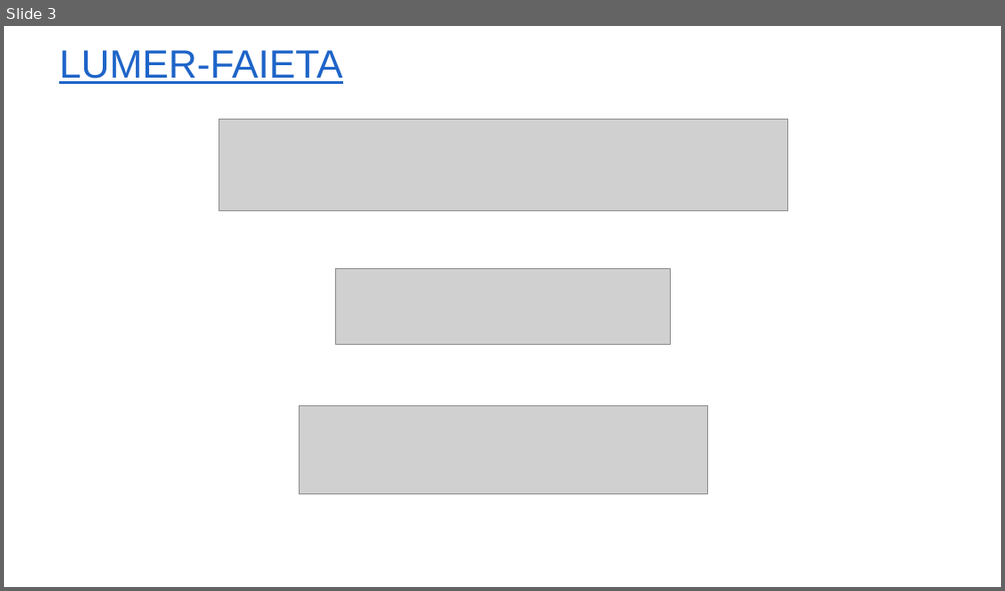
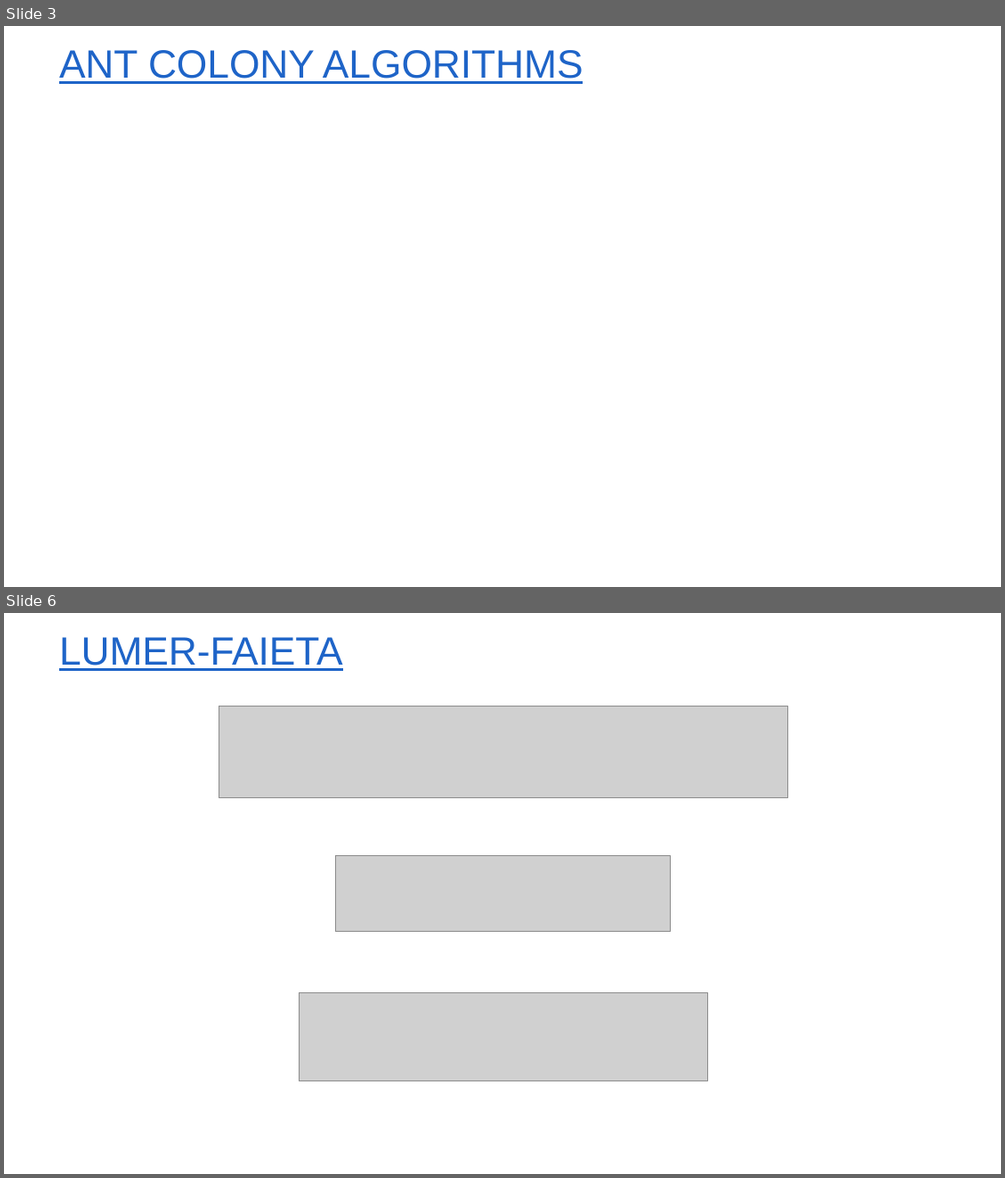
Before and after one commit to yvlaere/ant_sorting, a slide deck: Spatio-temporele modellen.pptx. Shown one above the other, each under a label of ours: slide 3 before the commit, slides 3 and 6 after it; the slides between them are not shown. The pictures are 1005x591 and 1005x1178 pixels, drawn with LibreOffice and Linux fonts; fonts in the diff are those of the drawing; grey boxes stand for pictures; background and template pictures are left out. Boxes give left, top, right and bottom in pixels: in the first picture for what was removed or moved away, otherwise in the second. Text is boxed around its words. In the diff, an @@ line names an element or a change of style, - is before the commit and + after.

```diff
--- a/Spatio-temporele modellen.pptx
+++ b/Spatio-temporele modellen.pptx
@@ slide 3 added at box(4, 26, 1001, 587), background #FFFFFF @@
@@ title added at box(59, 50, 583, 84), 38 pt, text #1E64C8, underline @@
+ANT COLONY ALGORITHMS
@@ what was slide 3 is now slide 6 @@
```
Also in this commit, not shown: 2 slides changed, 3 other slides added.
